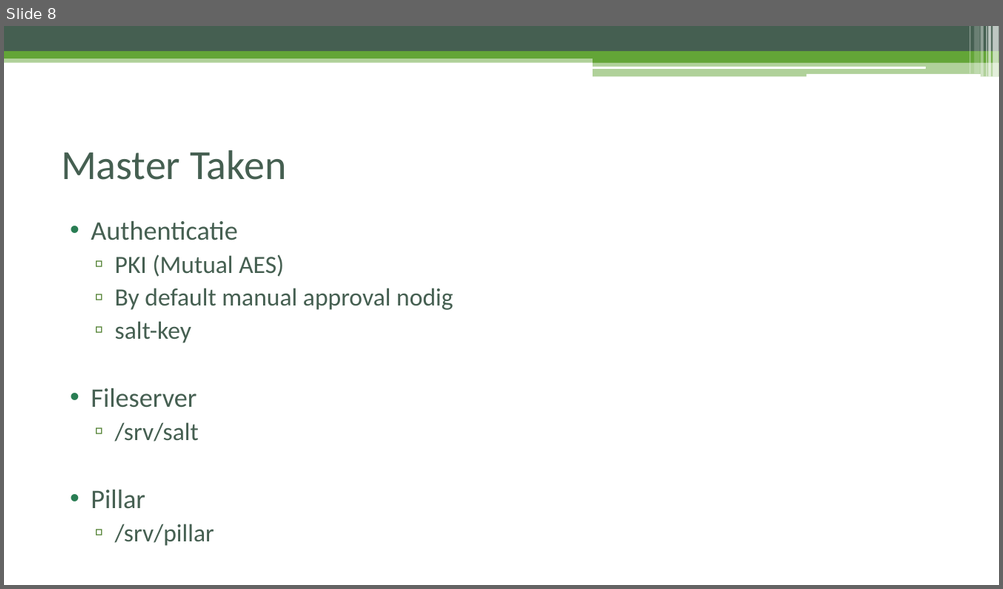
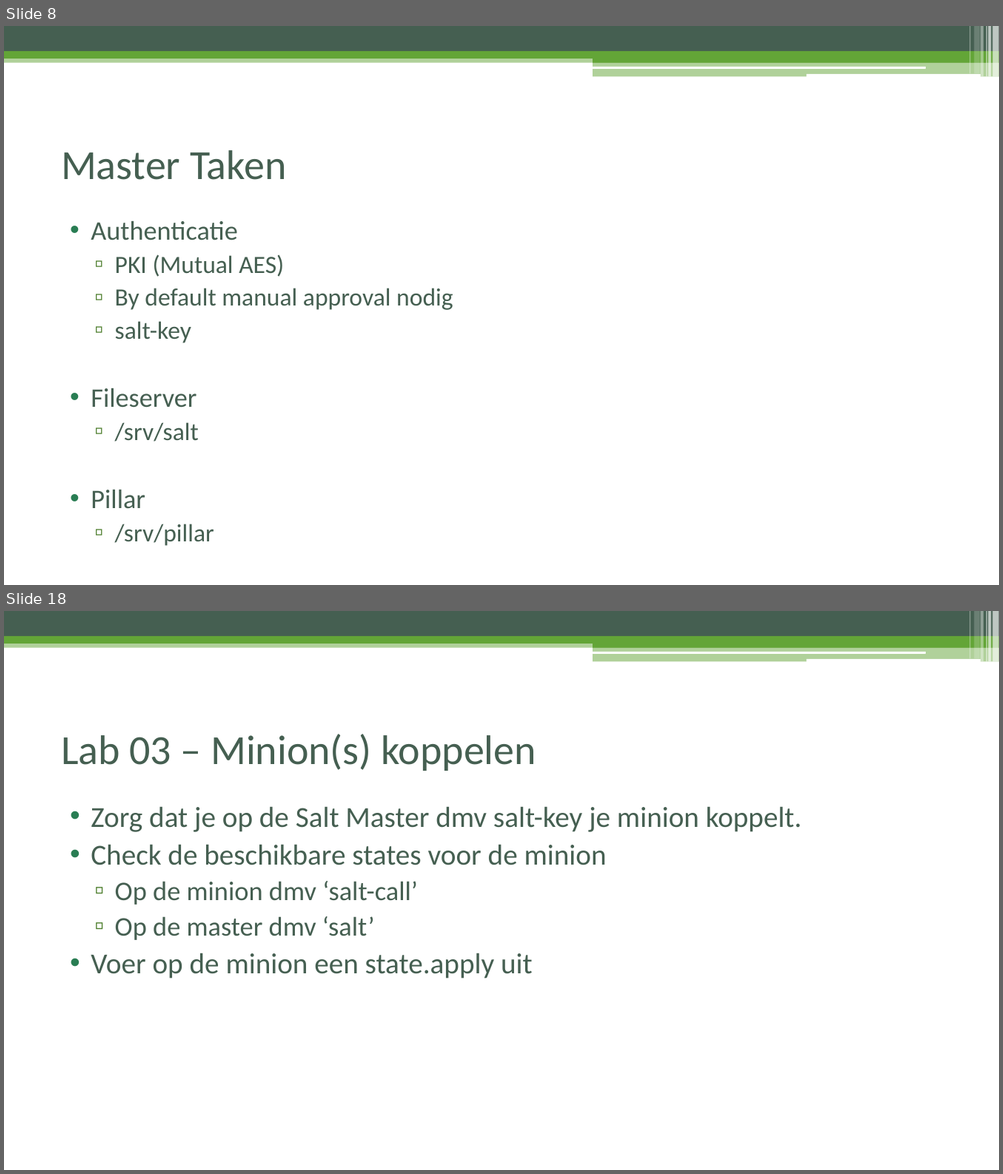
Before and after one commit to FireDrunk/salt-training, a slide deck: presentation.pptx. Shown one above the other, each under a label of ours: slide 8 before the commit, slides 8 and 18 after it; the slides between them are not shown. The pictures are 1003x589 and 1003x1174 pixels, drawn with LibreOffice and Linux fonts; fonts in the diff are those of the drawing. Boxes give left, top, right and bottom in pixels: in the first picture for what was removed or moved away, otherwise in the second. Text is boxed around its words. In the diff, an @@ line names an element or a change of style, - is before the commit and + after.

```diff
--- a/presentation.pptx
+++ b/presentation.pptx
@@ slide 18 added at [4,611,999,1170], background #FFFFFF; not listed: 13 template elements that a slide beside it also shows @@
@@ title added at [61,734,536,771], 40 pt, text #455F51 @@
+Lab 03 – Minion(s) koppelen
@@ text added at [91,806,802,979], 28 pt, text #455F51 @@
+• Zorg dat je op de Salt Master dmv salt-key je minion koppelt.
+• Check de beschikbare states voor de minion
+  ▫ Op de minion dmv ‘salt-call’
+  ▫ Op de master dmv ‘salt’
+• Voer op de minion een state.apply uit
```
Also in this commit, not shown: 1 slide changed, 12 other slides added, 12 slides removed, 1 other file.
